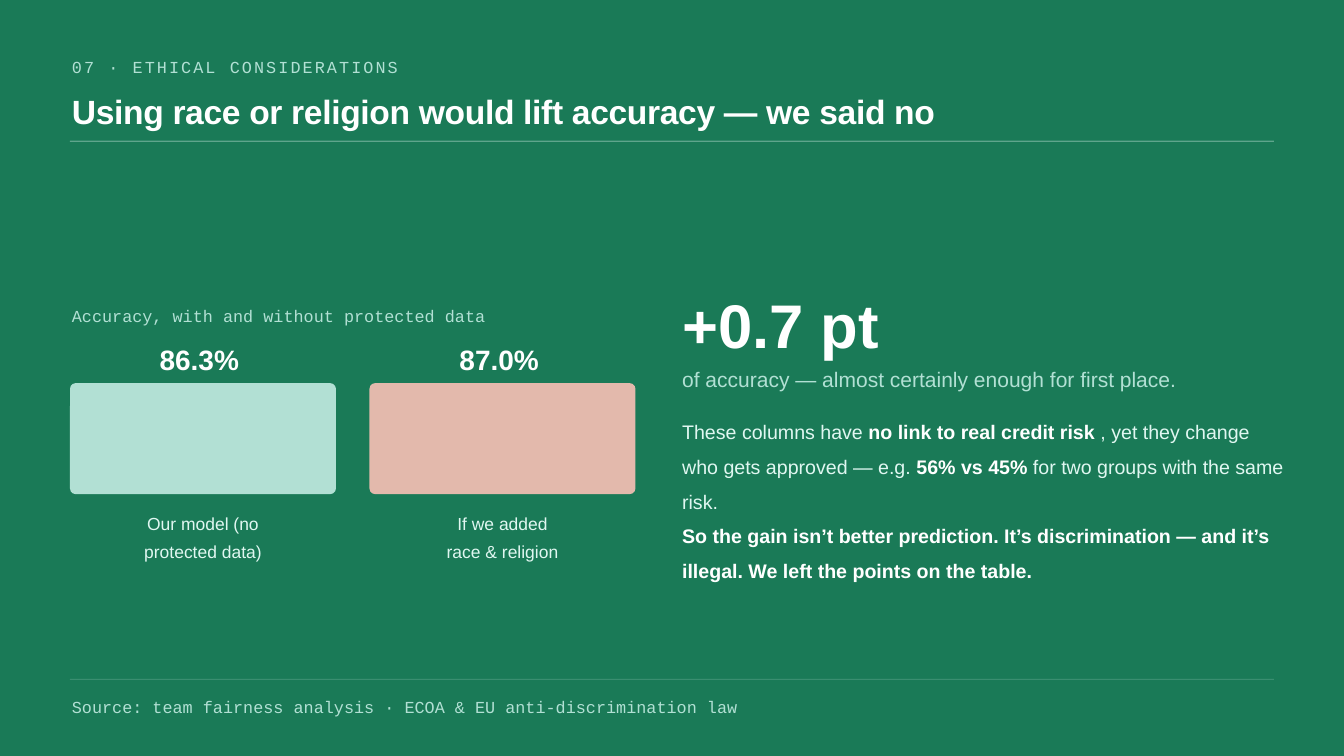
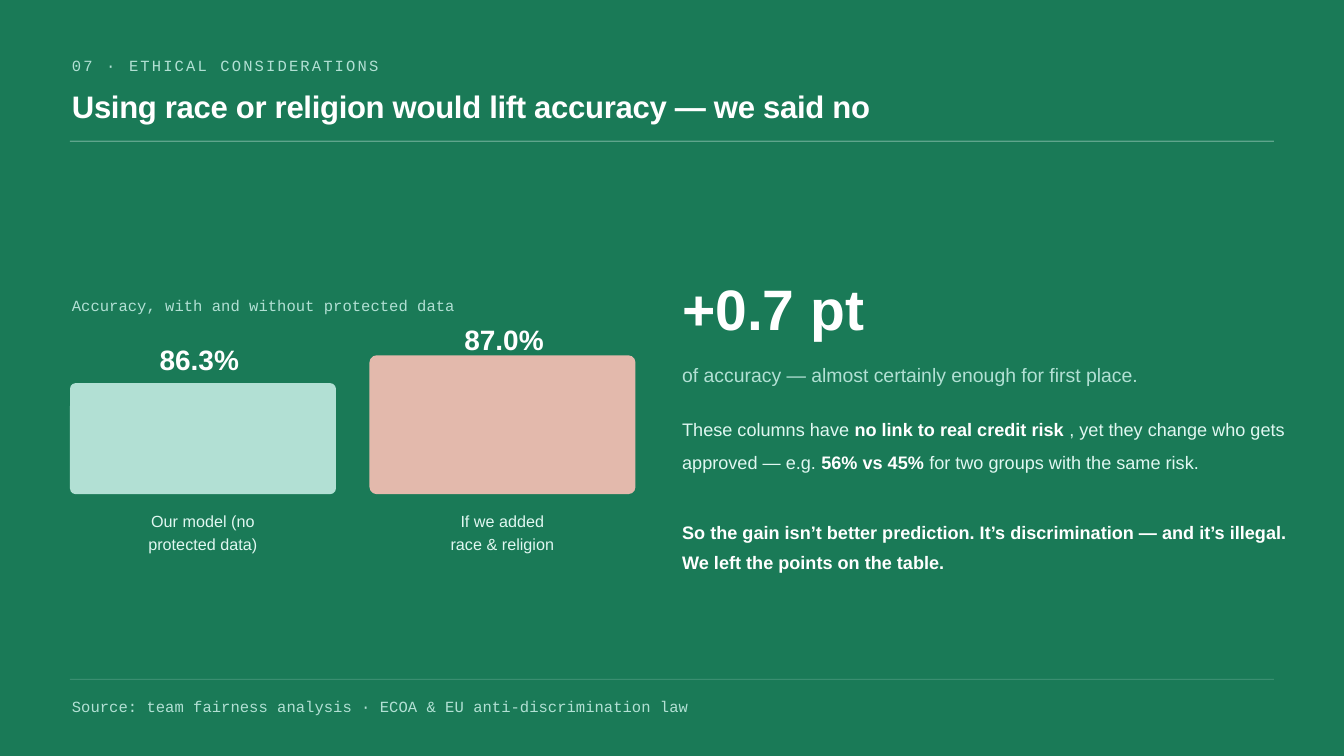
Before and after one commit to GianlucaBave/final-data-finance, a slide deck: slide 7 of presentation/Consulting_Finance_ML_Slides.pptx. Drawn at 1344x756 pixels with LibreOffice and Linux fonts; fonts in the diff are those of the drawing. Boxes give left, top, right and bottom in pixels: in the first picture for what was removed or moved away, otherwise in the second. Text is boxed around its words. In the diff, an @@ line names an element or a change of style, - is before the commit and + after.

```diff
--- a/presentation/Consulting_Finance_ML_Slides.pptx
+++ b/presentation/Consulting_Finance_ML_Slides.pptx
@@ text "Using race or religion would ..." at (72,95,870,124): size 36 to 33.3 pt; line spacing 1.12 to 1.02 @@
@@ size 18 to 16.6 pt in 3 elements at (72,60,378,71), (72,701,688,715), (72,300,454,314) @@
@@ text "Accuracy, with and without protected ...": place and size @@
-text "Accuracy, with and without protected ..." at (72,310,485,326)
+text "Accuracy, with and without protected ..." at (72,300,454,314)
@@ text "+0.7 pt" at (682,290,864,341): size 66 to 61 pt; line spacing 1 to 0.8 @@
@@ text "87.0%": place and size @@
-text "87.0%" at (459,350,538,371)
+text "87.0%" at (464,330,543,351)
@@ rounded rectangle: place and size @@
-rounded rectangle at (370,383,636,494)
+rounded rectangle at (370,355,636,495)
@@ text "of accuracy — almost certainly ..." at (682,368,1138,386): size 22.5 to 20.8 pt; line spacing 1.35 to 1.25 @@
@@ text "These columns have no link ..." at (682,423,1284,473): size 21 to 19.4 pt @@
@@ text "Our model (no protected data)" at (148,515,257,554): size 18.8 to 17.3 pt; line spacing 1.3 to 1.2 @@
@@ text "If we added race & ..." at (451,515,554,554): size 18.8 to 17.3 pt; line spacing 1.3 to 1.2 @@
@@ text "So the gain isn’t better ..." at (682,526,1286,573): size 21 to 19.4 pt; line spacing 1.5 to 1.4 @@
```
Also in this commit, not shown: 12 other slides changed, 1 other file.
